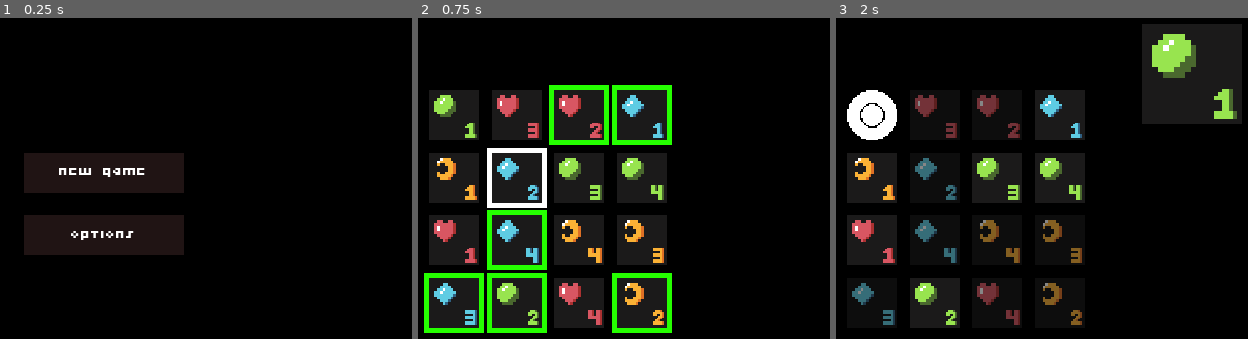
Above: before the commit, frames 1-3 (left to right).
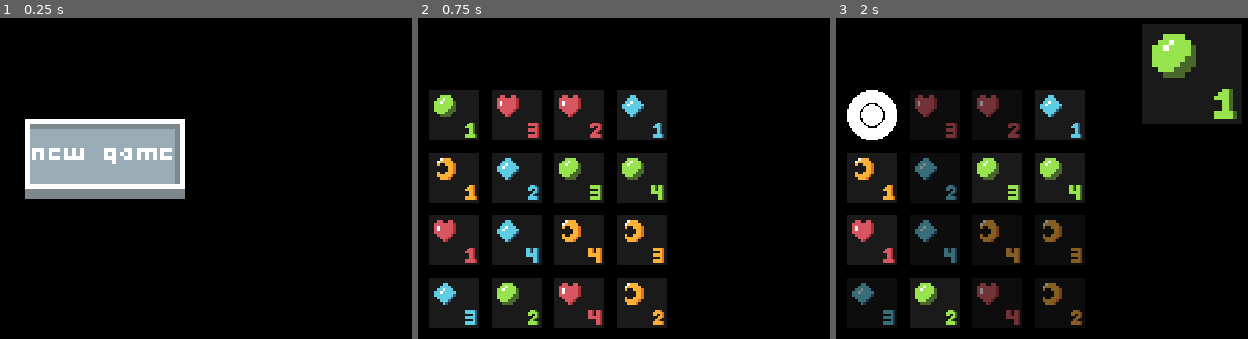
Above: after the commit, the same moments.

Repository: tressc/setto
Game: Godot game, scene res://world.tscn
Two runs of this game, one before a commit and one after it. Both use one fixed random seed, a clock stepped at 60 frames per second and the inputs below.
Inputs (mouse positions are in pixels of both pictures, inside the frame that each line leads up to):
- Up to frame 1 (0.25 s): no input
- Up to frame 2 (0.75 s): click (521, 159) at 0.5 s, where only the run after the commit has a clickable "new game"
- Up to frame 3 (2 s): tap Enter at 1.25 s; move the mouse to (873, 114) at 1.27 s; click (873, 114) at 1.42 s

The runs differ from the first frame. In frame 1, 15% of the frame differs, in the area x 5-45%, y 31-74%; in frame 2, 5.8%; in frame 3, nothing differs.

Commit message:
remove old UI and experiment with texture button

Diff:
--- a/Menu.gd
+++ /dev/null
@@ -1 +0,0 @@
-extends Node2D
--- a/Menu.tscn
+++ /dev/null
@@ -1,29 +0,0 @@
-[gd_scene load_steps=3 format=2]
-
-[ext_resource path="res://SceneChangeButton.tscn" type="PackedScene" id=1]
-[ext_resource path="res://Menu.gd" type="Script" id=2]
-
-[node name="Menu" type="Node2D"]
-script = ExtResource( 2 )
-
-[node name="GridContainer" type="GridContainer" parent="."]
-margin_left = 255.0
-margin_top = 155.0
-margin_right = 255.0
-margin_bottom = 205.0
-mouse_filter = 2
-custom_constants/vseparation = 50
-custom_constants/hseparation = 50
-__meta__ = {
-"_edit_use_anchors_": false
-}
-
-[node name="SceneChangeButton" parent="GridContainer" instance=ExtResource( 1 )]
-scene_path = "res://board.tscn"
-button_text = "new game"
-
-[node name="SceneChangeButton2" parent="GridContainer" instance=ExtResource( 1 )]
-margin_top = 50.0
-margin_bottom = 50.0
-scene_path = "res://board.tscn"
-button_text = "options"
--- a/SceneChangeButton.gd
+++ /dev/null
@@ -1,11 +0,0 @@
-extends Control
-
-export var scene_path: String = ""
-export var button_text: String = ""
-
-func _ready():
-	$ColorRect/CenterContainer/Label.text = button_text
-
-func _on_Area2D_input_event(viewport, event, shape_idx):
-	if (event is InputEventMouseButton && event.pressed):
-		get_tree().change_scene(scene_path)
--- a/SceneChangeButton.tscn
+++ /dev/null
@@ -1,48 +0,0 @@
-[gd_scene load_steps=4 format=2]
-
-[ext_resource path="res://pixelfont.tres" type="DynamicFont" id=1]
-[ext_resource path="res://SceneChangeButton.gd" type="Script" id=2]
-
-[sub_resource type="RectangleShape2D" id=1]
-extents = Vector2( 64, 16 )
-
-[node name="SceneChangeButton" type="Control"]
-mouse_filter = 2
-script = ExtResource( 2 )
-__meta__ = {
-"_edit_use_anchors_": false
-}
-
-[node name="ColorRect" type="ColorRect" parent="."]
-margin_right = 128.0
-margin_bottom = 32.0
-mouse_filter = 2
-color = Color( 0.129412, 0.0823529, 0.0823529, 1 )
-__meta__ = {
-"_edit_use_anchors_": false
-}
-
-[node name="CenterContainer" type="CenterContainer" parent="ColorRect"]
-anchor_right = 1.0
-anchor_bottom = 1.0
-mouse_filter = 2
-__meta__ = {
-"_edit_use_anchors_": false
-}
-
-[node name="Label" type="Label" parent="ColorRect/CenterContainer"]
-margin_left = 64.0
-margin_top = 10.0
-margin_right = 64.0
-margin_bottom = 22.0
-custom_fonts/font = ExtResource( 1 )
-__meta__ = {
-"_edit_use_anchors_": false
-}
-
-[node name="Area2D" type="Area2D" parent="."]
-
-[node name="CollisionShape2D" type="CollisionShape2D" parent="Area2D"]
-position = Vector2( 64, 16 )
-shape = SubResource( 1 )
-[connection signal="input_event" from="Area2D" to="." method="_on_Area2D_input_event"]
--- /dev/null
+++ b/StartMenu.gd
@@ -0,0 +1,6 @@
+extends Node2D
+
+func _on_TextureButton_pressed():
+	var error_code = get_tree().change_scene("res://board.tscn")
+	if error_code != 0:
+		print("ERROR: ", error_code)
--- /dev/null
+++ b/StartMenu.tscn
@@ -0,0 +1,43 @@
+[gd_scene load_steps=5 format=2]
+
+[ext_resource path="res://buttonpressed.png" type="Texture" id=1]
+[ext_resource path="res://StartMenu.gd" type="Script" id=2]
+[ext_resource path="res://button.png" type="Texture" id=3]
+[ext_resource path="res://pixelfont.tres" type="DynamicFont" id=4]
+
+[node name="StartMenu" type="Node2D"]
+script = ExtResource( 2 )
+
+[node name="ColorRect" type="ColorRect" parent="."]
+margin_right = 640.0
+margin_bottom = 360.0
+color = Color( 0, 0, 0, 1 )
+__meta__ = {
+"_edit_use_anchors_": false
+}
+
+[node name="TextureButton" type="TextureButton" parent="."]
+margin_left = 256.0
+margin_top = 128.0
+margin_right = 384.0
+margin_bottom = 192.0
+size_flags_horizontal = 3
+size_flags_vertical = 3
+texture_normal = ExtResource( 3 )
+texture_pressed = ExtResource( 1 )
+expand = true
+__meta__ = {
+"_edit_use_anchors_": false
+}
+
+[node name="Label" type="Label" parent="TextureButton"]
+margin_left = 6.0
+margin_top = 19.0
+margin_right = 122.0
+margin_bottom = 36.0
+custom_fonts/font = ExtResource( 4 )
+text = "new game"
+__meta__ = {
+"_edit_use_anchors_": false
+}
+[connection signal="pressed" from="TextureButton" to="." method="_on_TextureButton_pressed"]
--- a/pixelfont.tres
+++ b/pixelfont.tres
@@ -3,5 +3,4 @@
 [ext_resource path="res://COOLTHRE.TTF" type="DynamicFontData" id=1]
 
 [resource]
-size = 10
 font_data = ExtResource( 1 )
--- a/project.godot
+++ b/project.godot
@@ -26,6 +26,7 @@
 window/size/test_width=1280
 window/size/test_height=720
 window/stretch/mode="2d"
+window/stretch/aspect="keep"
 
 [importer_defaults]
 
@@ -50,6 +51,14 @@
 "svg/scale": 1.0
 }
 
+[input]
+
+pause={
+"deadzone": 0.5,
+"events": [ Object(InputEventKey,"resource_local_to_scene":false,"resource_name":"","device":0,"alt":false,"shift":false,"control":false,"meta":false,"command":false,"pressed":false,"scancode":80,"unicode":0,"echo":false,"script":null)
+ ]
+}
+
 [rendering]
 
 environment/default_environment="res://default_env.tres"
--- a/space.gd
+++ b/space.gd
@@ -61,17 +61,19 @@
 
 func _on_Area2D_mouse_entered() -> void:
 	if legal:
+		Input.set_default_cursor_shape(Input.CURSOR_POINTING_HAND)
 		emit_signal("enter_hover", my_pos)
 		$AudioStreamPlayer.play()
 		$Hover.show()
 
 
 func _on_Area2D_mouse_exited():
+	Input.set_default_cursor_shape(Input.CURSOR_ARROW)
 	emit_signal("leave_hover", my_pos)
 	$Hover.hide()
 
 
-func _on_Area2D_input_event(viewport, event, shape_idx):
+func _on_Area2D_input_event(_viewport, event, _shape_idx):
 	if legal and not occupied:
 		if (event is InputEventMouseButton && event.pressed):
 			$AudioStreamPlayer2.play()
--- a/world.tscn
+++ b/world.tscn
@@ -1,6 +1,6 @@
 [gd_scene load_steps=3 format=2]
 
-[ext_resource path="res://Menu.tscn" type="PackedScene" id=1]
+[ext_resource path="res://StartMenu.tscn" type="PackedScene" id=1]
 
 [sub_resource type="GDScript" id=1]
 script/source = "extends Node
@@ -15,13 +15,12 @@
 [node name="world" type="Node"]
 script = SubResource( 1 )
 
-[node name="ColorRect" type="ColorRect" parent="."]
+[node name="Background" type="ColorRect" parent="."]
 anchor_right = 1.0
 anchor_bottom = 1.0
-mouse_filter = 2
 color = Color( 0, 0, 0, 1 )
 __meta__ = {
 "_edit_use_anchors_": false
 }
 
-[node name="Menu" parent="." instance=ExtResource( 1 )]
+[node name="StartMenu" parent="." instance=ExtResource( 1 )]
Binary file added: button.png
Not shown, added: button.png.import
Binary file added: buttonpressed.png
Not shown, added: buttonpressed.png.import
